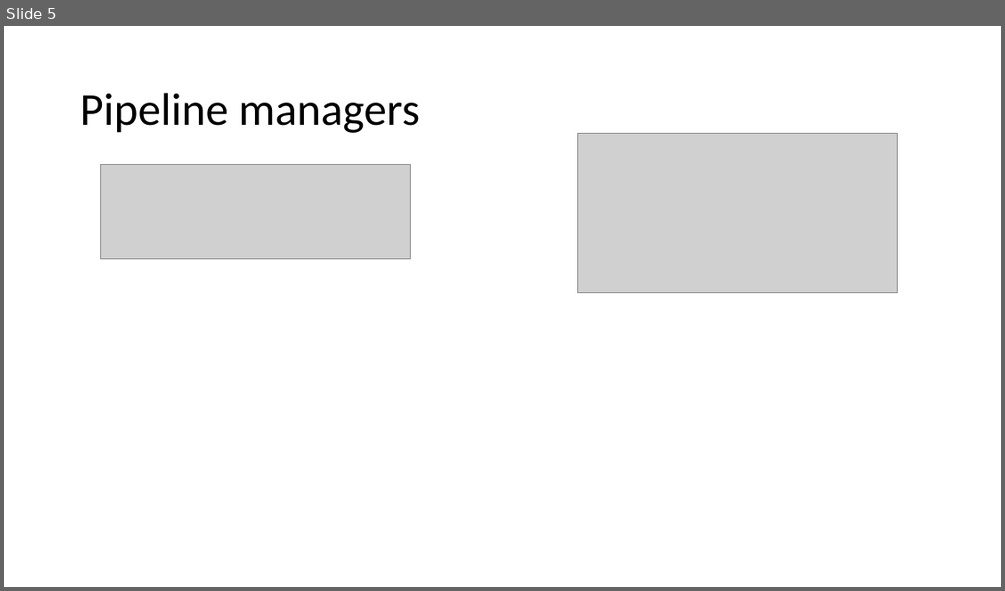
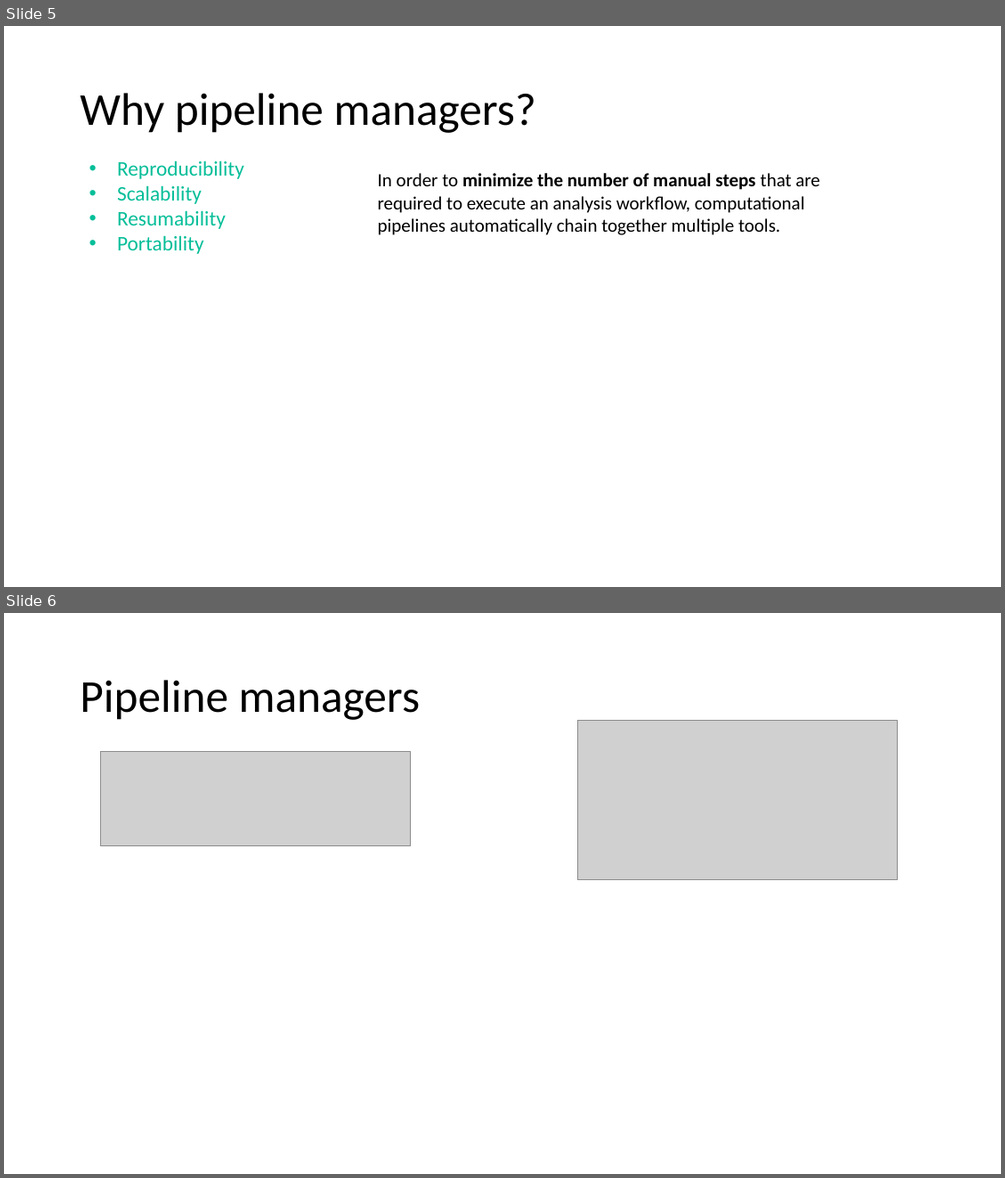
Before and after one commit to hurwitzlab/nextflow_crash_course, a slide deck: day1_material/slides/day1.pptx. Shown one above the other, each under a label of ours: slide 5 before the commit, slides 5 and 6 after it. The pictures are 1005x591 and 1005x1178 pixels, drawn with LibreOffice and Linux fonts; fonts in the diff are those of the drawing; grey boxes stand for pictures. Boxes give left, top, right and bottom in pixels: in the first picture for what was removed or moved away, otherwise in the second. Text is boxed around its words. In the diff, an @@ line names an element or a change of style, - is before the commit and + after.

```diff
--- a/day1_material/slides/day1.pptx
+++ b/day1_material/slides/day1.pptx
@@ slide 5 added at <box>4,26,1001,587</box>, background #FFFFFF @@
@@ title added at <box>80,93,536,133</box>, 44 pt, text #000000 @@
+Why pipeline managers?
@@ text added at <box>117,160,244,254</box>, 20 pt, text #05BE99 @@
+• Reproducibility
+• Scalability
+• Resumability
+• Portability
@@ text added at <box>378,173,820,235</box>, 18 pt, text #000000 @@
+In order to minimize the number of manual steps that are required to execute an analysis workflow, computational pipelines automatically chain together multiple tools.
@@ what was slide 5 is now slide 6 @@
```
Also in this commit, not shown: 3 other files.
